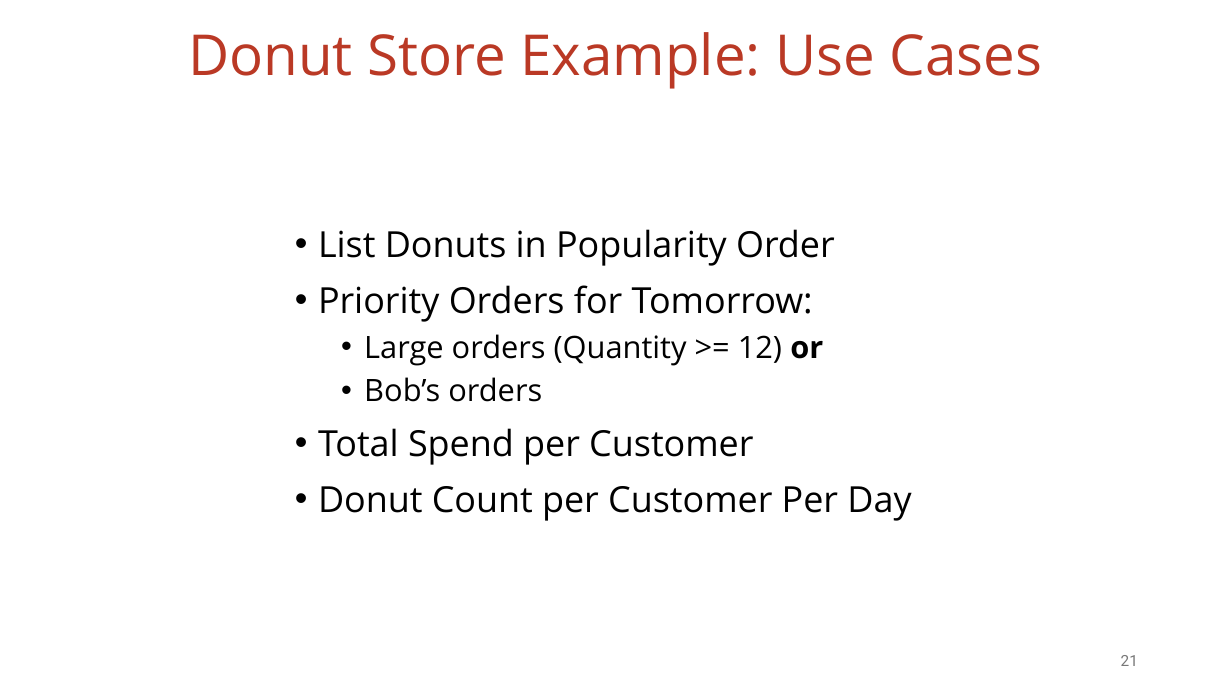
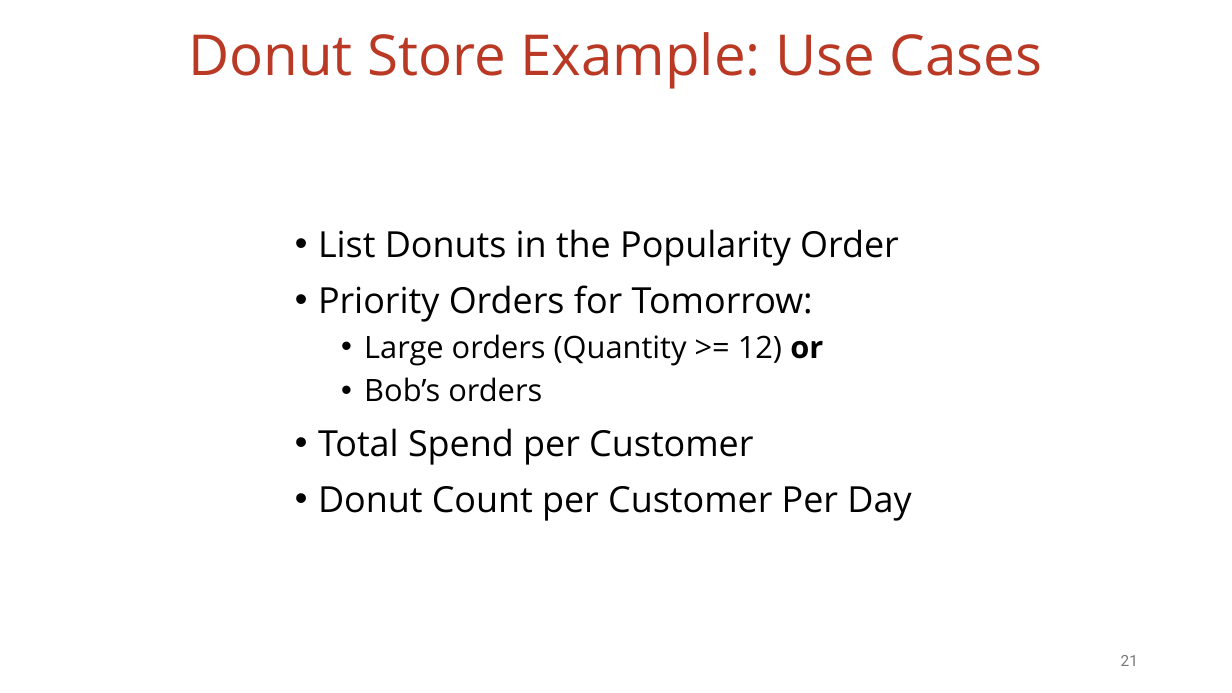
Before and after one commit to vmzakharov/missing-dataframe-talk, a slide deck: slide 21 of presentation/Missing_Dataframe_Short.pptx. Drawn at 1232x693 pixels with LibreOffice and Linux fonts; fonts in the diff are those of the drawing. Boxes give left, top, right and bottom in pixels: in the first picture for what was removed or moved away, otherwise in the second. Text is boxed around its words. In the diff, an @@ line names an element or a change of style, - is before the commit and + after.

```diff
--- a/presentation/Missing_Dataframe_Short.pptx
+++ b/presentation/Missing_Dataframe_Short.pptx
@@ text at [318,229,899,266]: text changed @@
-• List Donuts in Popularity Order
+• List Donuts in the Popularity Order
```
Also in this commit, not shown: 2 other slides changed, 1 other file.
